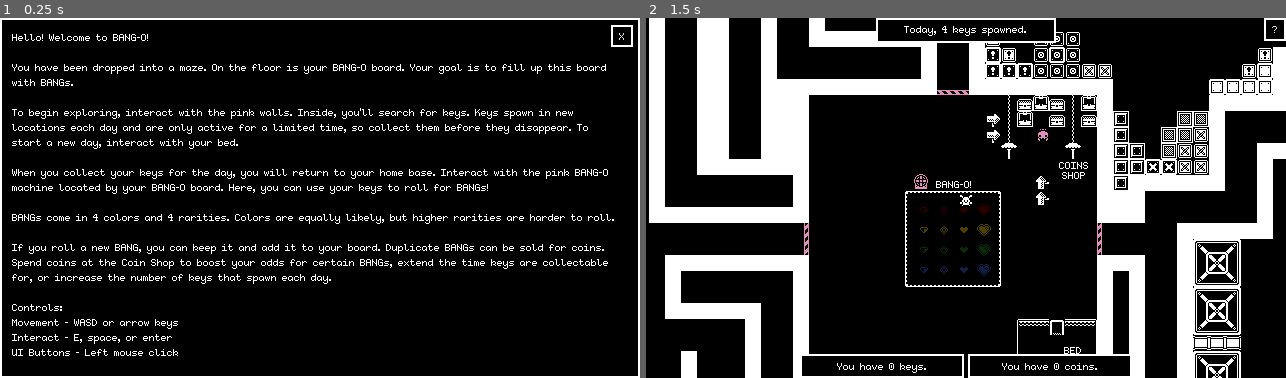
Above: before the commit, frames 1-2 (left to right).
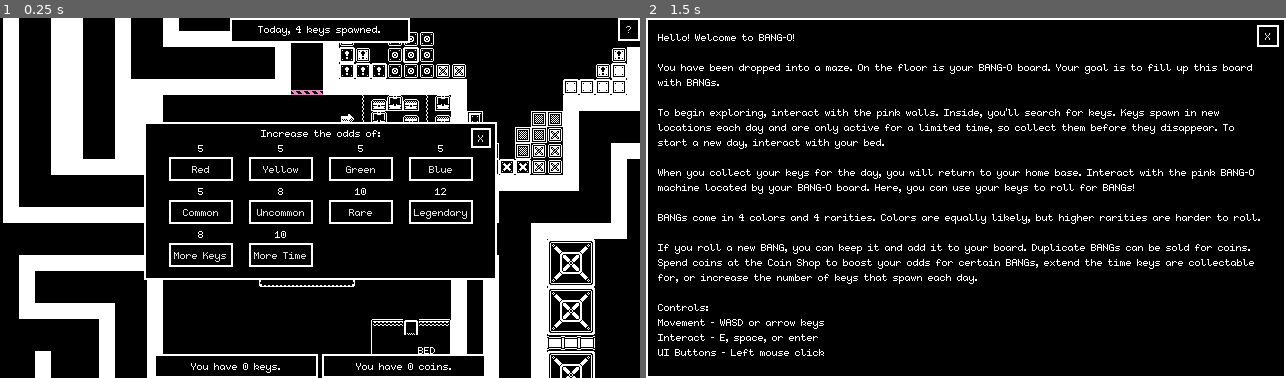
Above: after the commit, the same moments.

Repository: jadicodes/secret-santa-2025
Game: Godot game, scene res://maze/maze.tscn
Two runs of this game, one before a commit and one after it. Both use one fixed random seed, a clock stepped at 60 frames per second and the inputs below.
Inputs (mouse positions are in pixels of both pictures, inside the frame that each line leads up to):
- Up to frame 1 (0.25 s): no input
- Up to frame 2 (1.5 s): click "?" at 0.5 s; click (844, 169) at 1.25 s, where only the run after the commit has a clickable "Red"

The runs differ from the first frame. In frame 1, 29% of the frame differs, in the area x 0-100%, y 0-100%; in frame 2, 30%.

Commit message:
Refactor player movement using component structure

Diff:
--- /dev/null
+++ b/project/components/component.gd
@@ -0,0 +1,2 @@
+class_name Component
+extends Node
--- /dev/null
+++ b/project/components/input_component.gd
@@ -0,0 +1,8 @@
+class_name InputComponent
+extends Node
+
+var dir: Vector2
+
+
+func apply_inputs() -> void:
+	dir = Input.get_vector("left", "right", "up", "down")
--- /dev/null
+++ b/project/components/movement_component.gd
@@ -0,0 +1,21 @@
+class_name MovementCompenent
+extends Node
+
+@export var _body: CharacterBody2D
+@export var speed := 512.0
+
+var _dir := Vector2.ZERO
+
+
+
+func set_dir(new_dir: Vector2) -> void:
+	_dir = new_dir
+
+
+func update() -> void:
+	_body.velocity = _dir * speed
+	_body.move_and_slide()
+
+
+func set_speed(new_speed: float) -> void:
+	speed = new_speed
--- a/project/maze/maze.tscn
+++ b/project/maze/maze.tscn
@@ -613,7 +613,6 @@
 
 [node name="ShopPanel" type="Panel" parent="CanvasLayer"]
 unique_name_in_owner = true
-visible = false
 anchors_preset = 8
 anchor_left = 0.5
 anchor_top = 0.5
@@ -772,6 +771,7 @@
 vertical_alignment = 1
 
 [node name="InstructionsPanel" type="Panel" parent="CanvasLayer"]
+visible = false
 anchors_preset = 15
 anchor_right = 1.0
 anchor_bottom = 1.0
--- a/project/player/player.gd
+++ b/project/player/player.gd
@@ -1,9 +1,10 @@
 extends CharacterBody2D
 
-var speed = 150
+@onready var _input_component: InputComponent = $InputComponent
+@onready var _movement_compenent: MovementCompenent = $MovementCompenent
 
-func _physics_process(_delta):
-	var direction = Input.get_vector("left", "right", "up", "down")
-	velocity = direction * speed
 
-	move_and_slide()
+func _physics_process(_delta: float) -> void:
+	_input_component.apply_inputs()
+	_movement_compenent.set_dir(_input_component.dir)
+	_movement_compenent.update()
--- a/project/player/player.tscn
+++ b/project/player/player.tscn
@@ -1,19 +1,31 @@
-[gd_scene load_steps=4 format=3 uid="uid://clns13evvlggi"]
+[gd_scene format=3 uid="uid://clns13evvlggi"]
 
 [ext_resource type="Texture2D" uid="uid://bwhp6rnnlm404" path="res://player/tile_0280.png" id="1_4flbx"]
 [ext_resource type="Script" uid="uid://du6twapdk0njr" path="res://player/player.gd" id="1_onrkg"]
+[ext_resource type="Script" uid="uid://baojn7t6400j3" path="res://components/input_component.gd" id="3_g1dw6"]
+[ext_resource type="Script" uid="uid://bu0cpk2dlwfb7" path="res://components/movement_component.gd" id="4_yw30f"]
 
 [sub_resource type="CircleShape2D" id="CircleShape2D_onrkg"]
 radius = 6.0
 
-[node name="Player" type="CharacterBody2D"]
+[node name="Player" type="CharacterBody2D" unique_id=144172217]
 script = ExtResource("1_onrkg")
 
-[node name="Sprite2D" type="Sprite2D" parent="."]
+[node name="Sprite2D" type="Sprite2D" parent="." unique_id=1033640430]
 texture = ExtResource("1_4flbx")
 
-[node name="Camera2D" type="Camera2D" parent="."]
+[node name="Camera2D" type="Camera2D" parent="." unique_id=1047181124]
 
-[node name="CollisionShape" type="CollisionShape2D" parent="."]
+[node name="CollisionShape" type="CollisionShape2D" parent="." unique_id=1752447402]
 position = Vector2(0, 3)
 shape = SubResource("CircleShape2D_onrkg")
+
+[node name="InputComponent" type="Node" parent="." unique_id=591793380]
+script = ExtResource("3_g1dw6")
+metadata/_custom_type_script = "uid://baojn7t6400j3"
+
+[node name="MovementCompenent" type="Node" parent="." unique_id=200662406 node_paths=PackedStringArray("_body")]
+script = ExtResource("4_yw30f")
+_body = NodePath("..")
+speed = 200.0
+metadata/_custom_type_script = "uid://bu0cpk2dlwfb7"
--- a/project/project.godot
+++ b/project/project.godot
@@ -8,11 +8,15 @@
 
 config_version=5
 
+[animation]
+
+compatibility/default_parent_skeleton_in_mesh_instance_3d=true
+
 [application]
 
 config/name="secret-santa"
 run/main_scene="uid://by6b52bea386w"
-config/features=PackedStringArray("4.5", "GL Compatibility")
+config/features=PackedStringArray("4.6", "GL Compatibility")
 config/icon="res://icon.svg"
 
 [display]
Not shown, added: project/components/component.gd.uid
Not shown, added: project/components/input_component.gd.uid
Not shown, added: project/components/movement_component.gd.uid
